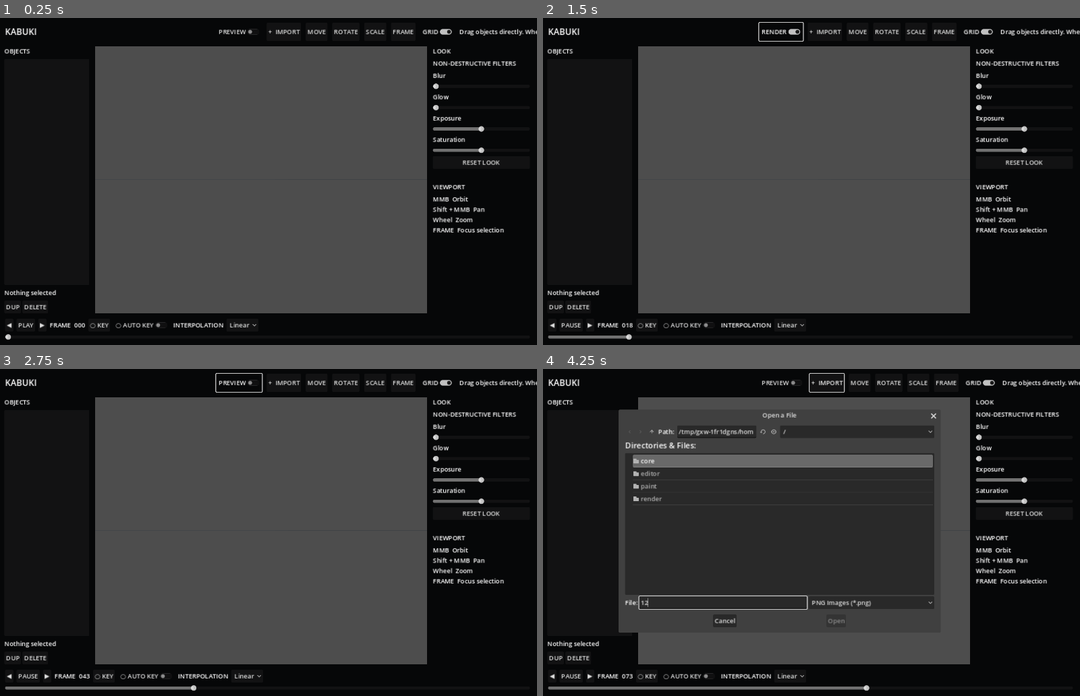
Above: before the commit, frames 1-4 (two rows, left to right).
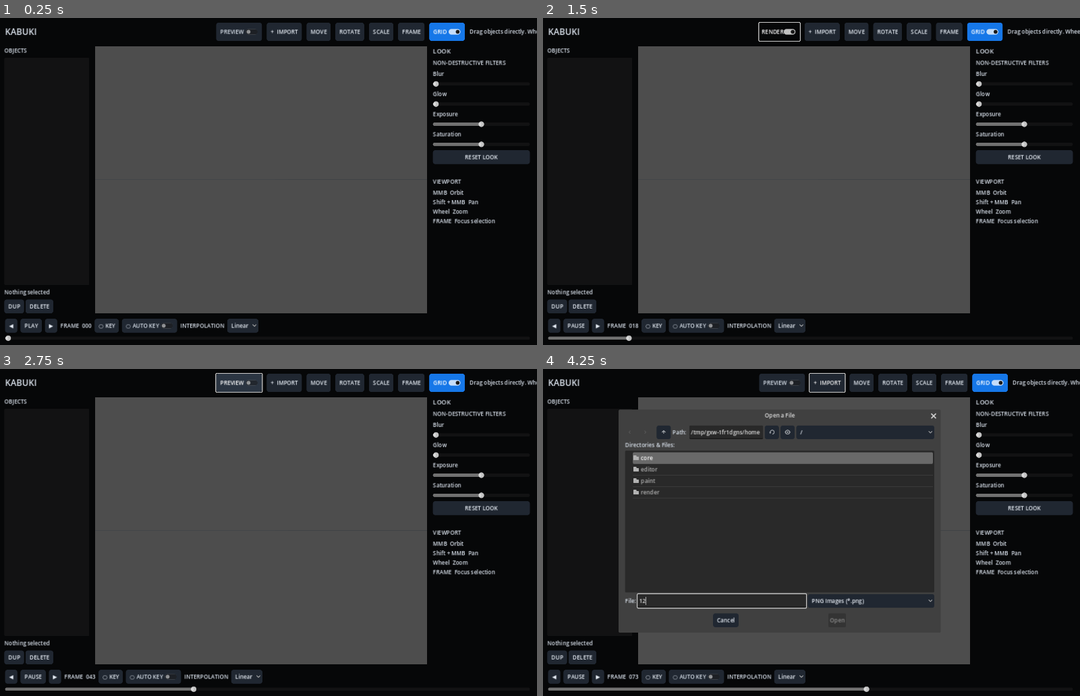
Above: after the commit, the same moments.

Repository: Onnevan/Kabuki
Game: Godot game, scene res://editor/main.tscn
Same seed, same stepped clock (60 frames per second), same inputs: the game is played once before the commit and once after it.
Inputs (mouse positions are in pixels of both pictures, inside the frame that each line leads up to):
- Up to frame 1 (0.25 s): no input
- Up to frame 2 (1.5 s): click "PLAY" at 0.5 s; click "PREVIEW" at 1.25 s
- Up to frame 3 (2.75 s): click "RENDER" at 2 s
- Up to frame 4 (4.25 s): click "+ IMPORT" at 2.75 s; click (720, 601) at 3.52 s; type "12" at 3.6 s

The runs differ from the first frame. In frame 1, 6.6% of the frame differs, in the area x 0-100%, y 1-99%; in frame 2, 6.5%; in frame 3, 7.0%; in frame 4, 10%.
Error before the commit: Invalid call. Nonexistent function 'clear' in base 'TabBar'. (res://editor/main.gd:221)
Error after the commit: Invalid call. Nonexistent function 'clear' in base 'TabBar'. (res://editor/main.gd:227)

Commit message:
Apply modern theme and transform inspector readouts

Diff:
--- a/editor/main.gd
+++ b/editor/main.gd
@@ -30,6 +30,7 @@
 var last_mouse := Vector2.ZERO
 
 func _ready() -> void:
+	theme = KabukiTheme.build()
 	ProjectStore.frame_changed.connect(_on_frame_changed)
 	interpolation.add_item("Hold"); interpolation.add_item("Linear"); interpolation.add_item("Ease"); interpolation.select(1)
 	camera_rig.setup(camera)
@@ -69,6 +70,9 @@
 		if object_list.get_item_metadata(i) == obj.model.id:
 			object_list.select(i); break
 	%SelectionLabel.text = obj.model.name
+	%PosValue.text = "X %.2f   Y %.2f   Z %.2f" % [obj.position.x,obj.position.y,obj.position.z]
+	%RotValue.text = "X %.1f   Y %.1f   Z %.1f" % [rad_to_deg(obj.rotation.x),rad_to_deg(obj.rotation.y),rad_to_deg(obj.rotation.z)]
+	%ScaleValue.text = "X %.2f   Y %.2f   Z %.2f" % [obj.scale.x,obj.scale.y,obj.scale.z]
 	gizmo.attach(obj)
 
 func _on_object_selected(index: int) -> void:
@@ -136,6 +140,7 @@
 		elif active_tool == TransformGizmo.Mode.ROTATE:
 			selected.transform = transform_start
 			selected.rotate(axis, (total.x - total.y) * 0.012)
+			_refresh_transform_readout()
 		elif active_tool == TransformGizmo.Mode.SCALE:
 			selected.transform = transform_start
 			var sc := selected.scale
@@ -144,6 +149,7 @@
 			elif gizmo_axis == 1: sc.y *= factor
 			else: sc.z *= factor
 			selected.scale = sc
+			_refresh_transform_readout()
 	elif active_tool == TransformGizmo.Mode.MOVE:
 		selected.global_position = _screen_to_view_plane(mouse_pos, selected.global_position) + drag_offset
 		selected.model.transform.origin = selected.position
@@ -244,3 +250,9 @@
 
 func _flash_key_button() -> void:
 	%Key.text = "● KEY"
+
+func _refresh_transform_readout() -> void:
+	if selected == null: return
+	%PosValue.text = "X %.2f   Y %.2f   Z %.2f" % [selected.position.x,selected.position.y,selected.position.z]
+	%RotValue.text = "X %.1f   Y %.1f   Z %.1f" % [rad_to_deg(selected.rotation.x),rad_to_deg(selected.rotation.y),rad_to_deg(selected.rotation.z)]
+	%ScaleValue.text = "X %.2f   Y %.2f   Z %.2f" % [selected.scale.x,selected.scale.y,selected.scale.z]
